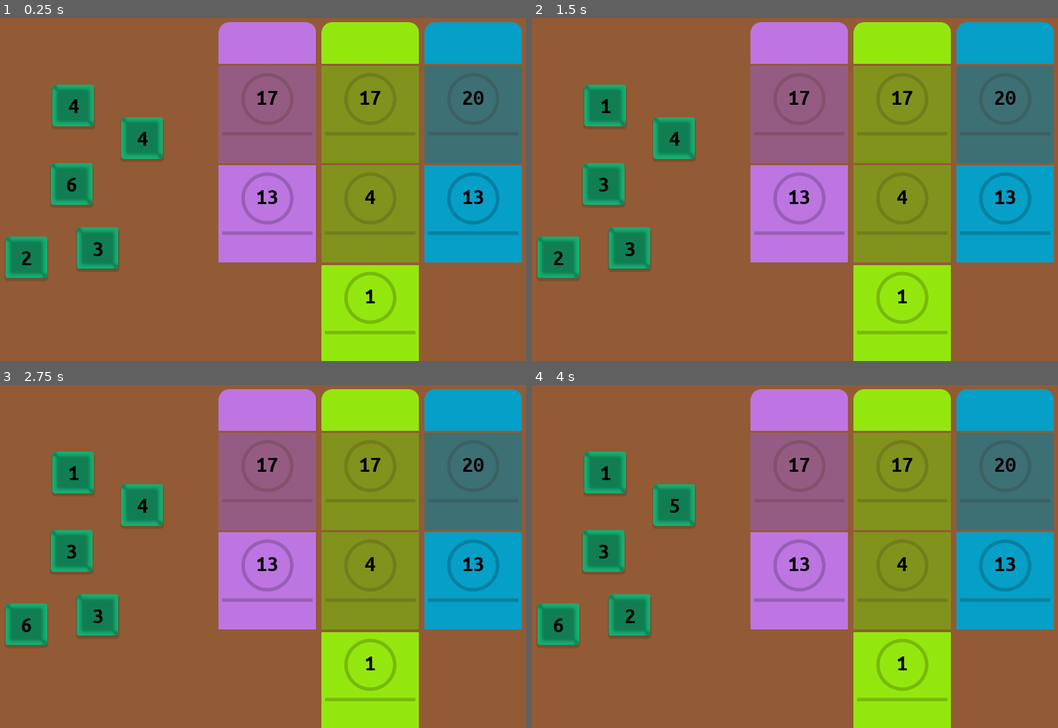
Above: before the commit, frames 1-4 (two rows, left to right).
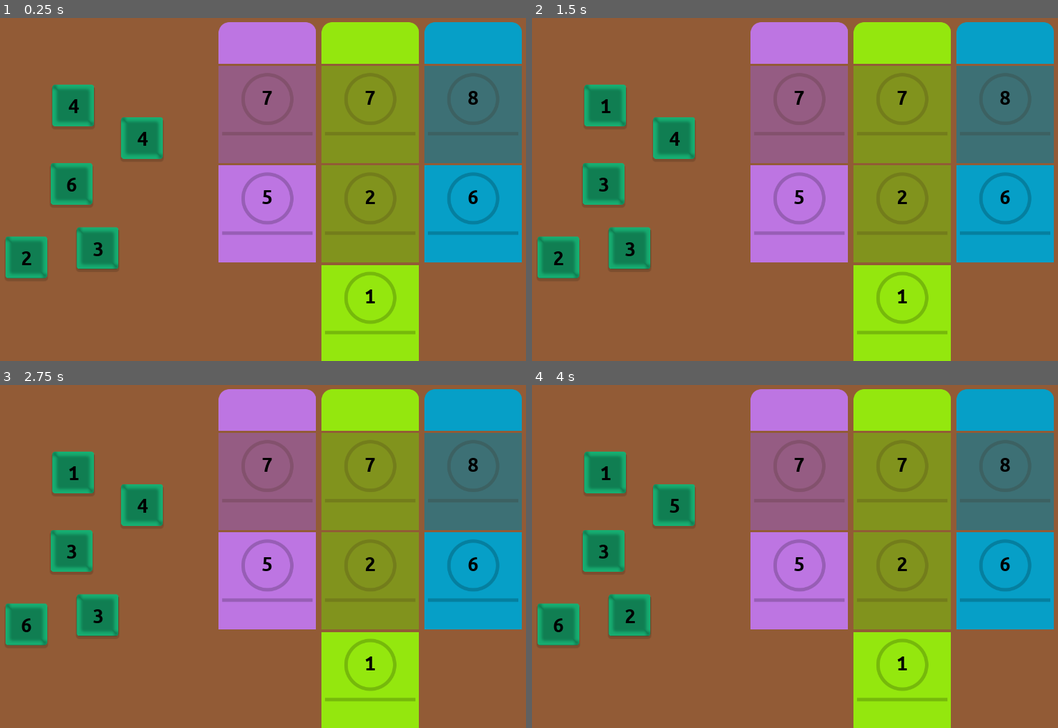
Above: after the commit, the same moments.

Repository: matzebond/DiceRepair
Game: Godot game, scene res://scenes/screens/RootNode.tscn
The game is run twice, just before and just after one commit, with the same random seed, the same clock (stepped at 60 frames per second) and the same inputs.
Inputs (mouse positions are in pixels of both pictures, inside the frame that each line leads up to):
- Up to frame 1 (0.25 s): no input
- Up to frame 2 (1.5 s): tap Enter at 0.5 s; drag from (605, 107) to (800, 114) at 0.52 s; tap Space at 1.25 s; drag from (605, 182) to (800, 114) at 1.27 s
- Up to frame 3 (2.75 s): tap Enter at 2 s; move the mouse to (26, 625) at 2.02 s; click (26, 625) at 2.17 s
- Up to frame 4 (4 s): tap Space at 2.75 s; drag from (631, 614) to (800, 580) at 2.77 s; tap Enter at 3.5 s; drag from (674, 505) to (900, 481) at 3.52 s

The runs differ from the first frame. In frame 1, 0.5% of the frame differs, in the area x 48-92%, y 21-55%; in frame 2, 0.5%; in frame 3, 0.5%; in frame 4, 0.5%.

Commit message:
Jobs and JobSteps now finisheable

Diff:
--- a/scenes/jobs/Job.gd
+++ b/scenes/jobs/Job.gd
@@ -8,6 +8,7 @@
 export var steps_min:int = 1
 export var steps_max:int = 3
 var steps:int
+var current_step = 0
 
 onready var JobStep = preload("JobStep.tscn")
 
@@ -39,8 +40,17 @@
         # add
         $Steps.add_child(jobStep)
 
-    enable_step(steps-1)
+    current_step = 0
+    enable_step(0)
+
+
+func current_step_done():
+    current_step += 1
+    if current_step >= steps:
+        print("REWARD") # TODO add reward
+    enable_step(current_step)
+
 
 func enable_step(id):
     for i in range($Steps.get_child_count()):
-        $Steps.get_child(i).enable(id == i)
+        $Steps.get_child(i).enable((steps-1-id) == i)
--- a/scenes/jobs/JobStep.gd
+++ b/scenes/jobs/JobStep.gd
@@ -2,7 +2,7 @@
 
 
 export var work_min:int = 1
-export var work_max:int = 20
+export var work_max:int = 8
 var work:int
 
 var job
@@ -22,6 +22,8 @@
     return self
 
 func update_work():
+
+    # calculate work left
     var work_left = work
     for die in dice:
         var die_value = die.faces[die.state]
@@ -29,6 +31,11 @@
             work_left -= die_value
         else:
             pass # TODO symbols
+
+    if work_left <= 0:
+        is_done()
+
+    # update view
     if has_inited:
         var a = int($Sprite/Label.text)
         var b = work_left
@@ -40,12 +47,18 @@
         set_text(work_left)
     has_inited = true
 
+
+
 func set_text(val):
     $Sprite/Label.text = str(round(val))
 
 func enable(enable):
     $DropArea.is_active = enable
     $Sprite.self_modulate = Color(1,1,1,1) if enable else Color(0.8,0.8,0.8,0.6)
+
+func is_done():
+    job.current_step_done()
+    pass
 
 func _on_DropArea_drop_item(die):
     dice.push_back(die)
